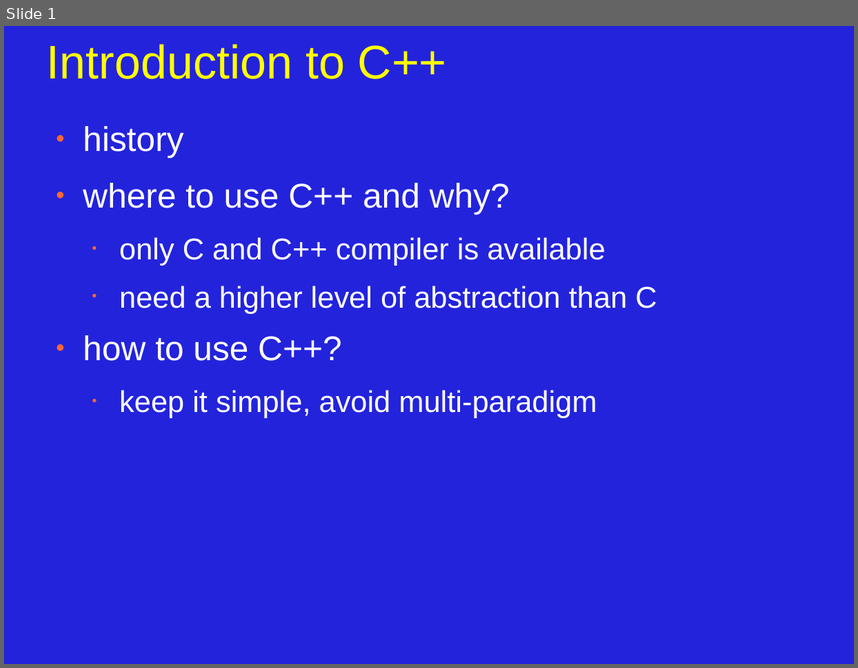
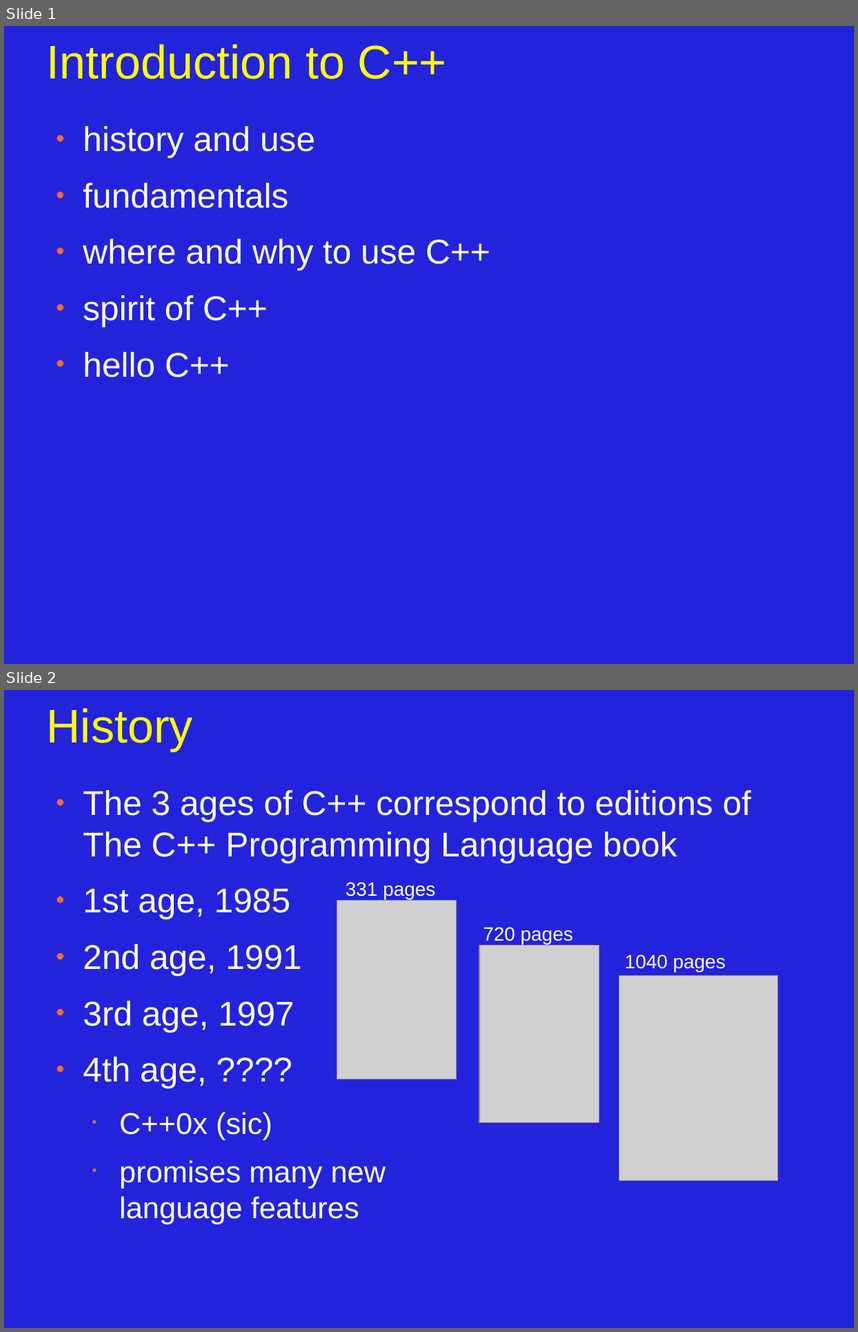
Before and after one commit to JonJagger/two-day-courses, a slide deck: cppf/01_Introduction_to_C++.odp. Shown one above the other, each under a label of ours: slide 1 before the commit, slides 1 and 2 after it. The pictures are 858x668 and 858x1332 pixels, drawn with LibreOffice and Linux fonts; fonts in the diff are those of the drawing; grey boxes stand for pictures. Boxes give left, top, right and bottom in pixels: in the first picture for what was removed or moved away, otherwise in the second. Text is boxed around its words. In the diff, an @@ line names an element or a change of style, - is before the commit and + after.

```diff
--- a/cppf/01_Introduction_to_C++.odp
+++ b/cppf/01_Introduction_to_C++.odp
@@ slide 2 added at bbox=[4, 690, 854, 1328], background #2323DC @@
@@ title added at bbox=[47, 708, 193, 751], 44 pt, text #FFFF00 @@
+History
@@ text added at bbox=[83, 790, 751, 1224], 32 pt, text #FFFFFF @@
+● The 3 ages of C++ correspond to editions of The C++ Programming Language book
+● 1st age, 1985
+● 2nd age, 1991
+● 3rd age, 1997
+● 4th age, ????
+  • C++0x (sic)
+  • promises many new
+    language features
@@ text added at bbox=[346, 882, 435, 899], 18 pt, text #FFFFFF @@
+331 pages
@@ picture added at bbox=[337, 900, 456, 1078] @@
@@ text added at bbox=[483, 927, 573, 944], 18 pt, text #FFFFFF @@
+720 pages
@@ picture added at bbox=[479, 945, 599, 1123] @@
@@ text added at bbox=[625, 954, 726, 972], 18 pt, text #FFFFFF @@
+1040 pages
@@ picture added at bbox=[619, 976, 778, 1181] @@
@@ slide 1 changed as well @@
@@ text at bbox=[83, 126, 490, 377]: text changed; size 28 to 32 pt @@
-● history
-● where to use C++ and why?
-  • only C and C++ compiler is available
-  • need a higher level of abstraction than C
-● how to use C++?
-  • keep it simple, avoid multi-paradigm
+● history and use
+● fundamentals
+● where and why to use C++
+● spirit of C++
+● hello C++
```
Also in this commit, not shown: 4 other slides changed, 7 other slides added, 5 slides removed.
